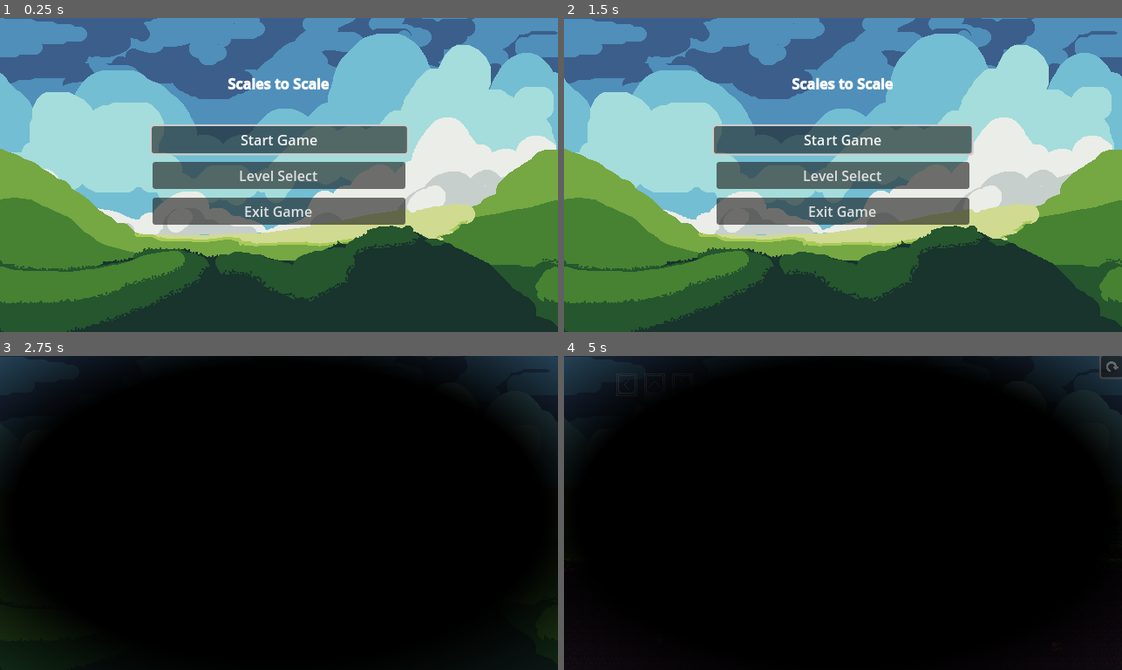
Above: before the commit, frames 1-4 (two rows, left to right).
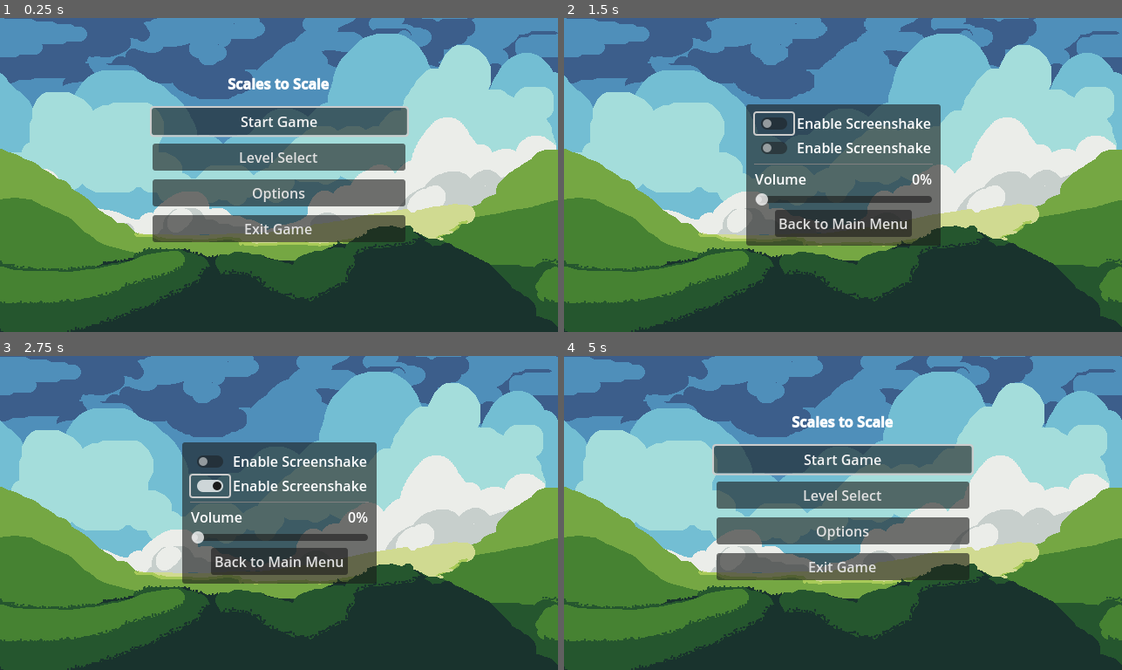
Above: after the commit, the same moments.

Repository: Robocraft999/ScalesToScale
Game: Godot game, scene res://scenes/root.tscn
The game is run twice, just before and just after one commit, with the same random seed, the same clock (stepped at 60 frames per second) and the same inputs. The engine's default icon, where the game draws it, is replaced by a stand-in: a white triangle on a blue panel in a dark square.
Inputs (mouse positions are in pixels of both pictures, inside the frame that each line leads up to):
- Up to frame 1 (0.25 s): no input
- Up to frame 2 (1.5 s): click (843, 193) at 0.5 s, where only the run after the commit has a clickable "Options"; click (776, 124) at 1.27 s
- Up to frame 3 (2.75 s): click (212, 484) at 2.02 s
- Up to frame 4 (5 s): click (843, 560) at 2.75 s, where only the run after the commit has a clickable "Back to Main Menu"; click (1110, 365) at 3.52 s; click (1110, 365) at 4.27 s

The runs differ from the first frame. In frame 1, 12% of the frame differs, in the area x 26-74%, y 28-72%; in frame 2, 15%; in frame 3, 100%, in the area x 0-100%, y 0-100%; in frame 4, 100%.

Commit message:
added options menu

Diff:
--- a/scenes/main_menu.tscn
+++ b/scenes/main_menu.tscn
@@ -41,6 +41,12 @@
 text = "Level Select"
 script = ExtResource("1_fg5ul")
 
+[node name="OptionsButton" type="Button" parent="VBoxContainer"]
+unique_name_in_owner = true
+layout_mode = 2
+text = "Options"
+script = ExtResource("1_fg5ul")
+
 [node name="QuitButton" type="Button" parent="VBoxContainer"]
 unique_name_in_owner = true
 layout_mode = 2
--- a/scenes/options_menu.tscn
+++ b/scenes/options_menu.tscn
@@ -1,6 +1,12 @@
-[gd_scene format=3 uid="uid://div6ke016g2ug"]
+[gd_scene load_steps=5 format=3 uid="uid://div6ke016g2ug"]
+
+[ext_resource type="PackedScene" uid="uid://bb53neelkiux7" path="res://scenes/parallax_background.tscn" id="1_4othm"]
+[ext_resource type="Script" path="res://scripts/levels/options_menu.gd" id="1_sct6p"]
+[ext_resource type="Script" path="res://scripts/animated_button.gd" id="2_aomh7"]
+[ext_resource type="PackedScene" uid="uid://dcnk5ak1x2etg" path="res://scenes/objects/button_focus_player.tscn" id="4_swulf"]
 
 [node name="options_menu" type="CanvasLayer"]
+script = ExtResource("1_sct6p")
 
 [node name="CenterContainer" type="CenterContainer" parent="."]
 anchors_preset = 8
@@ -8,37 +14,80 @@
 anchor_top = 0.5
 anchor_right = 0.5
 anchor_bottom = 0.5
-offset_left = -20.0
-offset_top = -20.0
-offset_right = 20.0
-offset_bottom = 20.0
+offset_left = -111.5
+offset_top = -63.5
+offset_right = 111.5
+offset_bottom = 63.5
 grow_horizontal = 2
 grow_vertical = 2
 
 [node name="PanelContainer" type="PanelContainer" parent="CenterContainer"]
 layout_mode = 2
 
-[node name="GridContainer" type="GridContainer" parent="CenterContainer/PanelContainer"]
+[node name="MarginContainer" type="MarginContainer" parent="CenterContainer/PanelContainer"]
+layout_mode = 2
+theme_override_constants/margin_left = 10
+theme_override_constants/margin_top = 10
+theme_override_constants/margin_right = 10
+theme_override_constants/margin_bottom = 10
+
+[node name="VBoxContainer" type="VBoxContainer" parent="CenterContainer/PanelContainer/MarginContainer"]
+layout_mode = 2
+
+[node name="GridContainer" type="GridContainer" parent="CenterContainer/PanelContainer/MarginContainer/VBoxContainer"]
 layout_mode = 2
 columns = 2
 
-[node name="CheckButton" type="CheckButton" parent="CenterContainer/PanelContainer/GridContainer"]
+[node name="EnableScreenshake" type="CheckButton" parent="CenterContainer/PanelContainer/MarginContainer/VBoxContainer/GridContainer"]
+unique_name_in_owner = true
+texture_filter = 1
 layout_mode = 2
 
-[node name="Label" type="Label" parent="CenterContainer/PanelContainer/GridContainer"]
+[node name="Label" type="Label" parent="CenterContainer/PanelContainer/MarginContainer/VBoxContainer/GridContainer"]
 layout_mode = 2
 text = "Enable Screenshake"
 
-[node name="CheckButton2" type="CheckButton" parent="CenterContainer/PanelContainer/GridContainer"]
+[node name="CheckButton2" type="CheckButton" parent="CenterContainer/PanelContainer/MarginContainer/VBoxContainer/GridContainer"]
 layout_mode = 2
 
-[node name="Label2" type="Label" parent="CenterContainer/PanelContainer/GridContainer"]
+[node name="Label2" type="Label" parent="CenterContainer/PanelContainer/MarginContainer/VBoxContainer/GridContainer"]
 layout_mode = 2
 text = "Enable Screenshake"
 
-[node name="HSlider" type="HSlider" parent="CenterContainer/PanelContainer/GridContainer"]
+[node name="HSeparator" type="HSeparator" parent="CenterContainer/PanelContainer/MarginContainer/VBoxContainer"]
 layout_mode = 2
 
-[node name="Label3" type="Label" parent="CenterContainer/PanelContainer/GridContainer"]
+[node name="HBoxContainer" type="HBoxContainer" parent="CenterContainer/PanelContainer/MarginContainer/VBoxContainer"]
+layout_mode = 2
+
+[node name="VolumeLabel" type="Label" parent="CenterContainer/PanelContainer/MarginContainer/VBoxContainer/HBoxContainer"]
 layout_mode = 2
 text = "Volume"
+
+[node name="AmountLabel" type="Label" parent="CenterContainer/PanelContainer/MarginContainer/VBoxContainer/HBoxContainer"]
+unique_name_in_owner = true
+layout_mode = 2
+size_flags_horizontal = 10
+text = "100 %"
+horizontal_alignment = 2
+
+[node name="Volumeslider" type="HSlider" parent="CenterContainer/PanelContainer/MarginContainer/VBoxContainer"]
+unique_name_in_owner = true
+custom_minimum_size = Vector2(80, 0)
+layout_mode = 2
+
+[node name="MenuButton" type="Button" parent="CenterContainer/PanelContainer/MarginContainer/VBoxContainer"]
+layout_mode = 2
+size_flags_horizontal = 4
+size_flags_vertical = 4
+text = "Back to Main Menu"
+script = ExtResource("2_aomh7")
+
+[node name="ParallaxBackground" parent="." instance=ExtResource("1_4othm")]
+
+[node name="ButtonFocusPlayer" parent="." instance=ExtResource("4_swulf")]
+unique_name_in_owner = true
+
+[connection signal="toggled" from="CenterContainer/PanelContainer/MarginContainer/VBoxContainer/GridContainer/EnableScreenshake" to="." method="_on_enable_screenshake_toggled"]
+[connection signal="value_changed" from="CenterContainer/PanelContainer/MarginContainer/VBoxContainer/Volumeslider" to="." method="_on_volumeslider_value_changed"]
+[connection signal="pressed" from="CenterContainer/PanelContainer/MarginContainer/VBoxContainer/MenuButton" to="." method="_on_menu_button_pressed"]
--- a/scripts/levels/main_menu.gd
+++ b/scripts/levels/main_menu.gd
@@ -6,6 +6,7 @@
 	%QuitButton.pressed.connect(_on_quit_button_pressed)
 	%StartButton.pressed.connect(_on_start_button_pressed)
 	%LevelButton.pressed.connect(_on_level_button_pressed)
+	%OptionsButton.pressed.connect(_on_options_button_pressed)
 
 func _on_quit_button_pressed():
 	get_tree().quit()
@@ -15,3 +16,6 @@
 
 func _on_level_button_pressed():
 	SceneLoader.load_level_scene_by_name(Global.SceneName.LEVEL_SELECT, false)
+
+func _on_options_button_pressed():
+	SceneLoader.load_level_scene_by_name(Global.SceneName.OPTIONS, false)
--- /dev/null
+++ b/scripts/levels/options_menu.gd
@@ -0,0 +1,22 @@
+extends CanvasLayer
+
+
+
+# Called when the node enters the scene tree for the first time.
+func _ready() -> void:
+	%EnableScreenshake.button_pressed = Global.enable_screen_shake
+	%Volumeslider.value = Global.volume
+	%AmountLabel.text = "%s%%" % Global.volume
+
+
+func _on_enable_screenshake_toggled(toggled_on: bool) -> void:
+	Global.enable_screen_shake = toggled_on
+
+
+func _on_volumeslider_value_changed(value: float) -> void:
+	%AmountLabel.text = "%s%%" % value
+	Global.volume = value
+
+
+func _on_menu_button_pressed() -> void:
+	SceneLoader.load_level_scene_by_name(Global.SceneName.MAIN_MENU, false)
--- a/scripts/options_manager.gd
+++ b/scripts/options_manager.gd
@@ -1,6 +1,10 @@
 extends Node
 
+# Options
 var enable_screen_shake := true
+var volume := 0
+
+# Time Scale stuff
 var time_scale = 1
 var time_scale_timer: SceneTreeTimer
 @onready var timer: Timer = preload("res://scenes/objects/timer.tscn").instantiate()
@@ -8,6 +12,7 @@
 const SceneName  = {
 	MAIN_MENU = "MainMenu",
 	TUTORIAL = "Tutorial0",
+	OPTIONS = "options_menu",
 	TEST = "test",
 	LEVEL1 = "Level 1",
 	LEVEL2 = "Level 2",
@@ -26,6 +31,13 @@
 			time_scale = 0.25
 			timer.start(10)
 			timer.timeout.connect(func(): time_scale = 1)
+
+	var master_bus_index = AudioServer.get_bus_index("Master")
+	if round(volume) == 0:
+		AudioServer.set_bus_mute(master_bus_index, true)
+	else:
+		AudioServer.set_bus_mute(master_bus_index, false)
+		AudioServer.set_bus_volume_db(master_bus_index, lerp(-10, 20, volume/100.0))
 
 func lerp(from: Vector2, to: Vector2, weight: Vector2) -> Vector2:
 	return Vector2(lerp(from.x, to.x, weight.x), lerp(from.y, to.y, weight.y))
